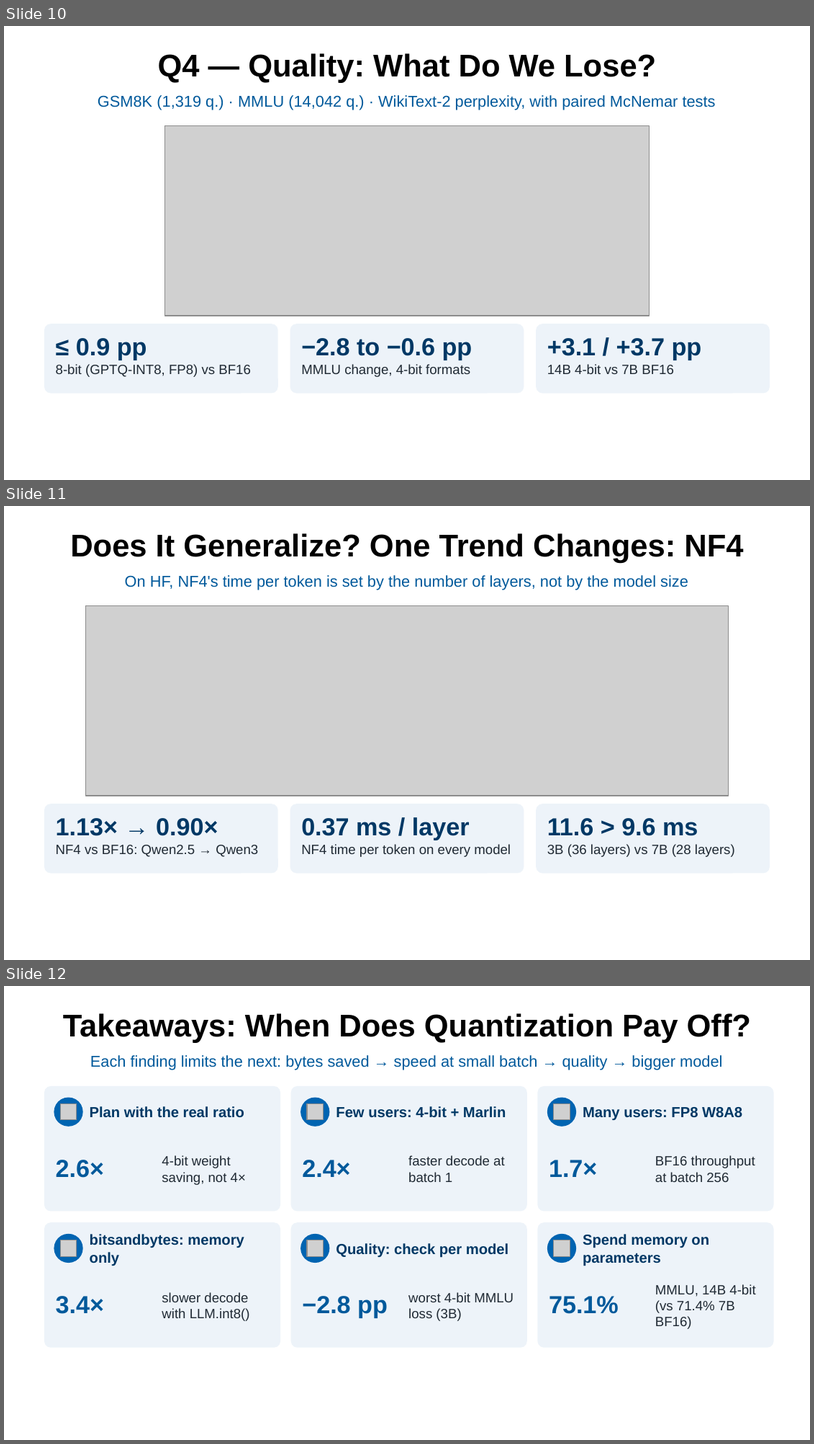
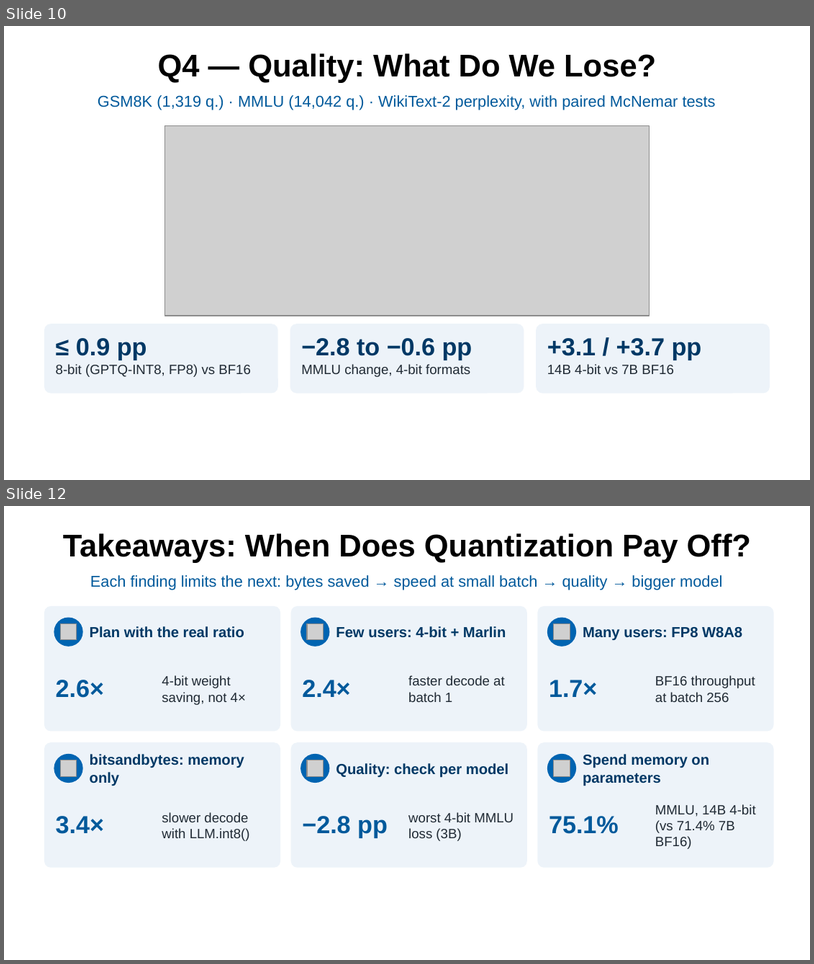
Before and after one commit to zz9tf/6359-SYS-ARCHITECT-course-work, a slide deck: final_project/slides/final_presentation.pptx. Shown one above the other, each under a label of ours: slides 10, 11 and 12 before the commit, slides 10 and 12 after it; the slides between them are not shown. The pictures are 814x1444 and 814x964 pixels, drawn with LibreOffice and Linux fonts; fonts in the diff are those of the drawing; grey boxes stand for pictures; background and template pictures are left out. Boxes give left, top, right and bottom in pixels: in the first picture for what was removed or moved away, otherwise in the second. Text is boxed around its words. In the diff, an @@ line names an element or a change of style, - is before the commit and + after.

Commit message:
Generalization: same bit-width trends on every model, controlled per model
Slide now compares 16-, 8- and 4-bit weights on vLLM, each model against
its own BF16 (Qwen2.5-3B, Qwen2.5-7B, Qwen3-8B): speed, throughput and
MMLU follow the same shape on all three. Removed explanations that
compared layer counts across models; the NF4 change on Qwen3-8B is now
described within the model (weight reading saved vs. other time added).

```diff
--- a/final_project/slides/final_presentation.pptx
+++ b/final_project/slides/final_presentation.pptx
@@ slide 11 removed at box(4, 506, 810, 960), background picture (left out) @@
@@ title removed at box(70, 533, 743, 563) @@
-Does It Generalize? One Trend Changes: NF4
@@ text removed at box(125, 575, 689, 590) @@
-On HF, NF4's time per token is set by the number of layers, not by the model size
@@ picture removed at box(85, 606, 728, 795) @@
@@ rounded rectangle removed at box(44, 803, 278, 873) @@
@@ rounded rectangle removed at box(291, 803, 524, 873) @@
@@ rounded rectangle removed at box(536, 803, 770, 873) @@
@@ text removed at box(56, 818, 218, 836) @@
-1.13× → 0.90×
@@ text removed at box(301, 817, 470, 839) @@
-0.37 ms / layer
@@ text removed at box(548, 818, 698, 836) @@
-11.6 > 9.6 ms
@@ text removed at box(56, 844, 258, 857) @@
-NF4 vs BF16: Qwen2.5 → Qwen3
@@ text removed at box(301, 844, 511, 857) @@
-NF4 time per token on every model
@@ text removed at box(548, 844, 736, 857) @@
-3B (36 layers) vs 7B (28 layers)
```
Also in this commit, not shown: 1 slide added, 16 other files.
